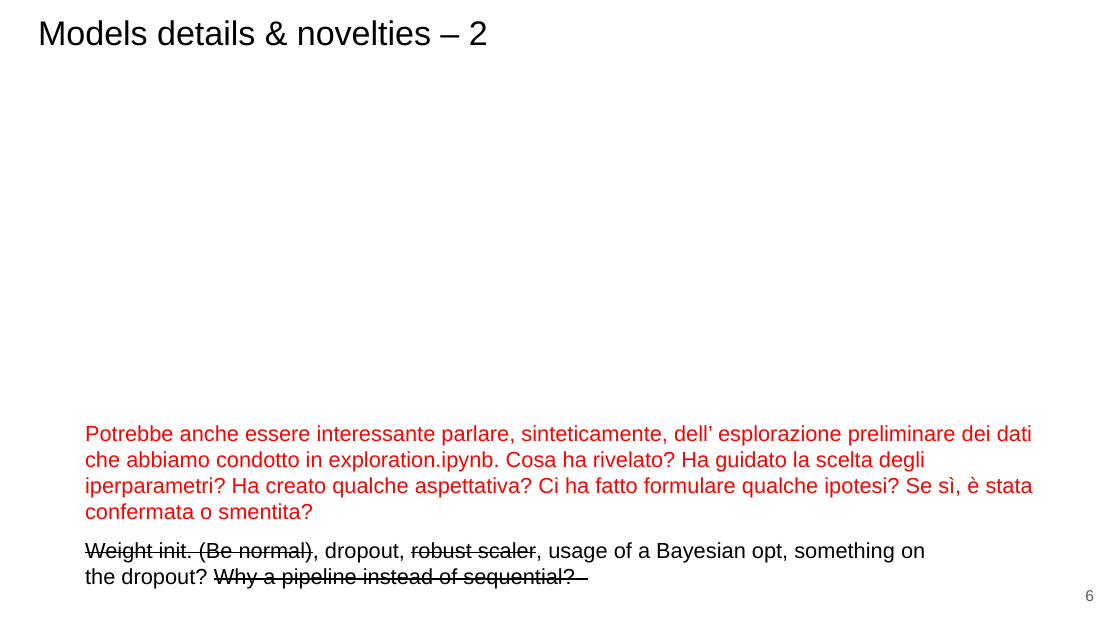
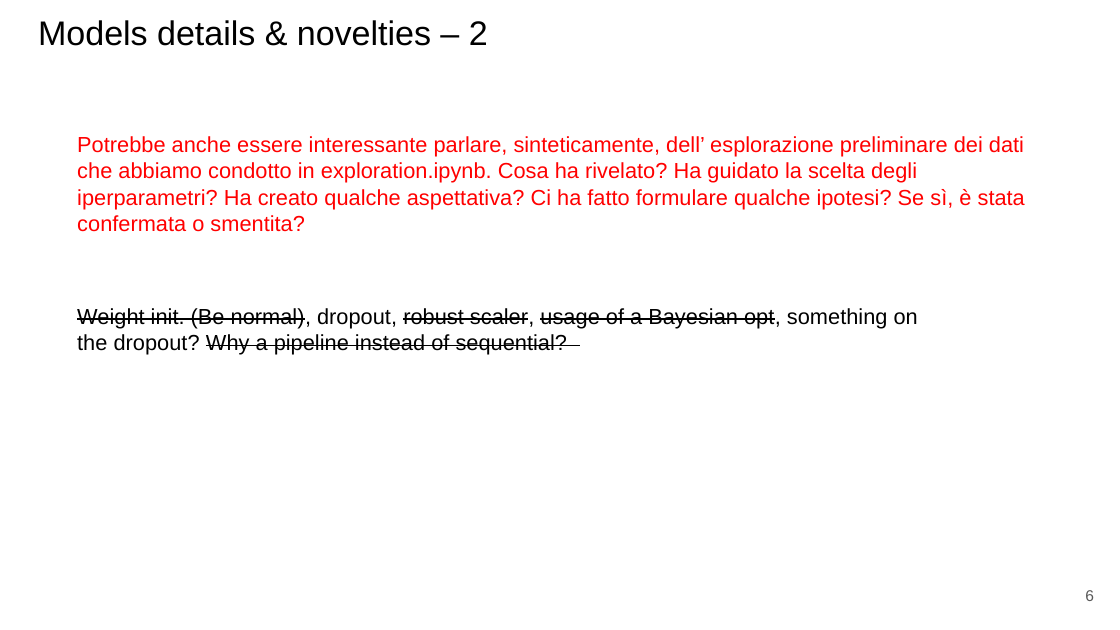
Before and after one commit to paolo-junior-mollica/machine-learning-project, a slide deck: slide 6 of relazione/ML-2023-PRJ-Slides-Demo.pptx. Drawn at 1120x630 pixels with LibreOffice and Linux fonts; fonts in the diff are those of the drawing. Boxes give left, top, right and bottom in pixels: in the first picture for what was removed or moved away, otherwise in the second. Text is boxed around its words. In the diff, an @@ line names an element or a change of style, - is before the commit and + after.

```diff
--- a/relazione/ML-2023-PRJ-Slides-Demo.pptx
+++ b/relazione/ML-2023-PRJ-Slides-Demo.pptx
@@ text "Potrebbe anche essere interessante parlare, ..." moved from (x1=85, y1=425, x2=1033, y2=520) to (x1=77, y1=136, x2=1025, y2=232) @@
@@ text "Weight init. (Be normal), dropout, ..." moved from (x1=85, y1=542, x2=925, y2=589) to (x1=77, y1=308, x2=918, y2=355) @@
@@ text "Weight init. (Be normal), dropout, ..." at (x1=77, y1=308, x2=918, y2=355): strikethrough on in "usage of a Bayesian opt," @@
```
Also in this commit, not shown: 11 other slides changed, 1 slide added.
